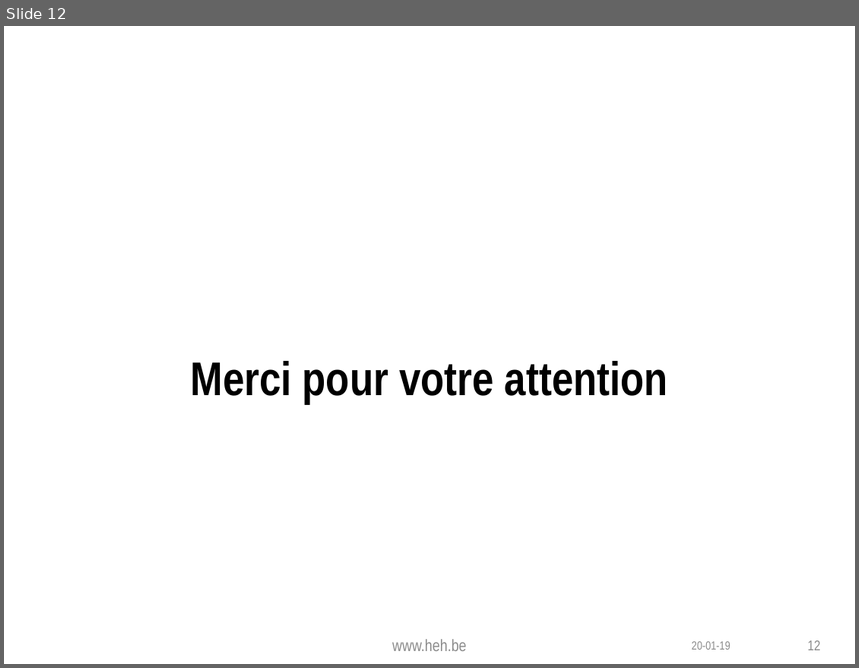
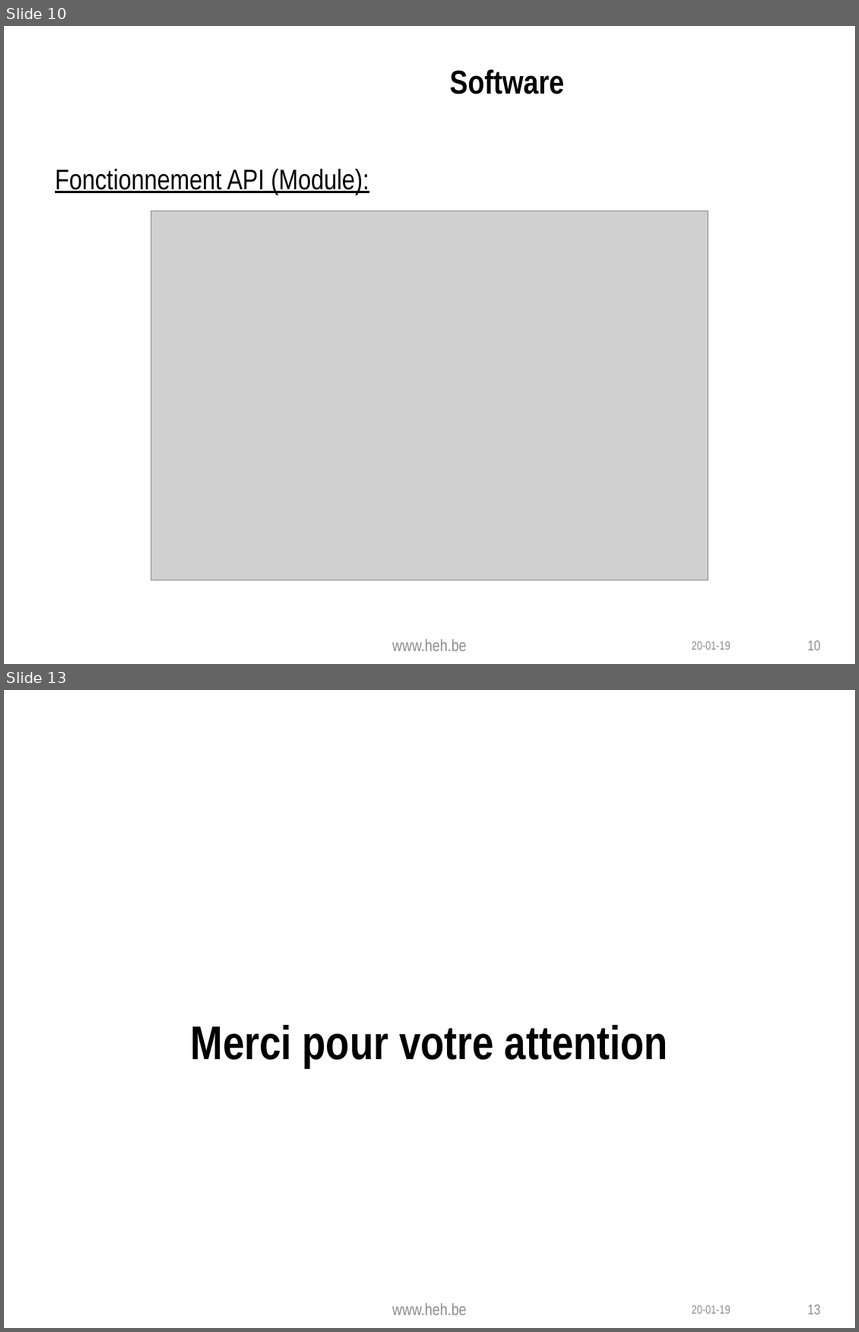
Before and after one commit to skyleck/TFE-Pi_Home, a slide deck: présentation power point/Présentation avancement TFE.pptx. Shown one above the other, each under a label of ours: slide 12 before the commit, slides 10 and 13 after it; the slides between them are not shown. The pictures are 859x668 and 859x1332 pixels, drawn with LibreOffice and Linux fonts; fonts in the diff are those of the drawing; grey boxes stand for pictures; background and template pictures are left out. Boxes give left, top, right and bottom in pixels: in the first picture for what was removed or moved away, otherwise in the second. Text is boxed around its words. In the diff, an @@ line names an element or a change of style, - is before the commit and + after.

```diff
--- a/présentation power point/Présentation avancement TFE.pptx
+++ b/présentation power point/Présentation avancement TFE.pptx
@@ slide 10 added at <box>4,26,855,664</box>, background picture (left out) @@
@@ title added at <box>450,69,565,94</box>, 28 pt, text #000000, bold @@
+Software
@@ text added at <box>55,169,369,195</box>, 24 pt, text #000000, underline @@
+Fonctionnement API (Module):
@@ picture added at <box>151,211,709,581</box> @@
@@ text added at <box>392,639,466,651</box>, 14 pt, text #8C8C8C @@
+www.heh.be
@@ page number added at <box>808,641,821,651</box>, 12 pt, text #8C8C8C @@
+10
@@ text added at <box>692,642,731,650</box>, 10 pt, text #8C8C8C @@
+20-01-19
@@ what was slide 12 is now slide 13 @@
@@ page number at <box>808,1305,821,1315</box>: text changed @@
-12
+13
```
Also in this commit, not shown: 3 slides changed, 4 other files.
